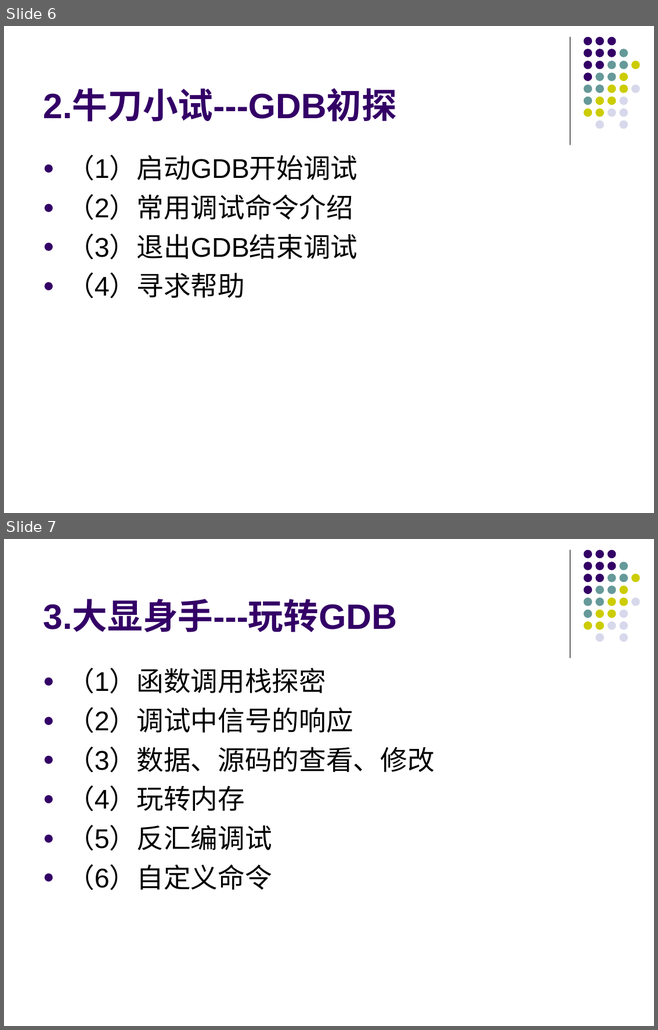
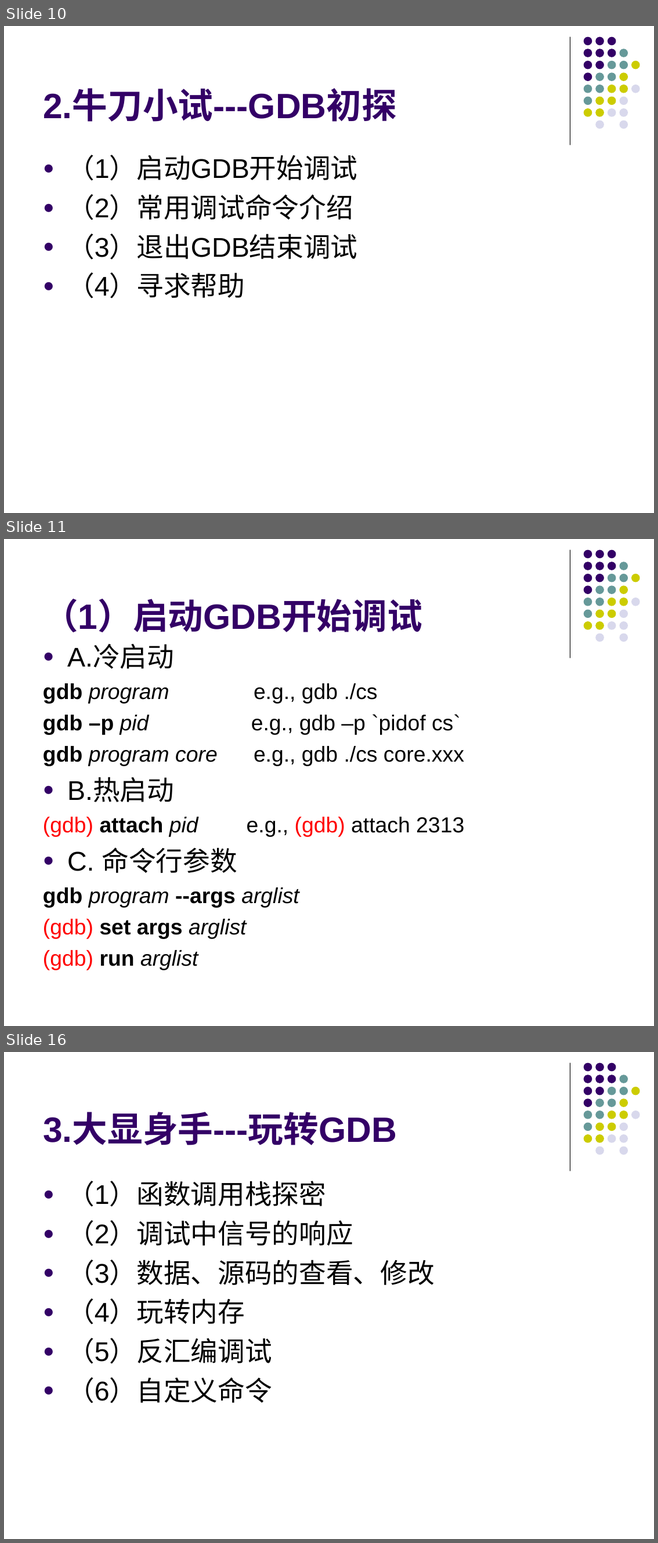
Before and after one commit to KublaikhanGeek/reactor, a slide deck: docs/手把手教你玩转GDB/手把手教你玩转GDB.ppt. Shown one above the other, each under a label of ours: slides 6 and 7 before the commit, slides 10, 11 and 16 after it; the slides between them are not shown. The pictures are 658x1030 and 658x1543 pixels, drawn with LibreOffice and Linux fonts; fonts in the diff are those of the drawing. Boxes give left, top, right and bottom in pixels: in the first picture for what was removed or moved away, otherwise in the second. Text is boxed around its words. In the diff, an @@ line names an element or a change of style, - is before the commit and + after.

```diff
--- a/docs/手把手教你玩转GDB/手把手教你玩转GDB.ppt
+++ b/docs/手把手教你玩转GDB/手把手教你玩转GDB.ppt
@@ slide 11 added at box(4, 539, 654, 1026), background #FFFFFF; not listed: 32 template elements that a slide beside it also shows @@
@@ title added at box(43, 599, 422, 632), 39 pt, text #330066, bold @@
+（1）启动GDB开始调试
@@ text added at box(43, 645, 464, 971), 24 pt, text #000000 @@
+● A.冷启动
+gdb program e.g., gdb ./cs
+gdb –p pid e.g., gdb –p `pidof cs`
+gdb program core e.g., gdb ./cs core.xxx
+● B.热启动
+(gdb) attach pid e.g., (gdb) attach 2313
+● C. 命令行参数
+gdb program --args arglist
+(gdb) set args arglist
+(gdb) run arglist
@@ what was slide 6 is now slide 10 @@
@@ what was slide 7 is now slide 16 @@
```
Also in this commit, not shown: 10 other slides added, 2 slides removed.
